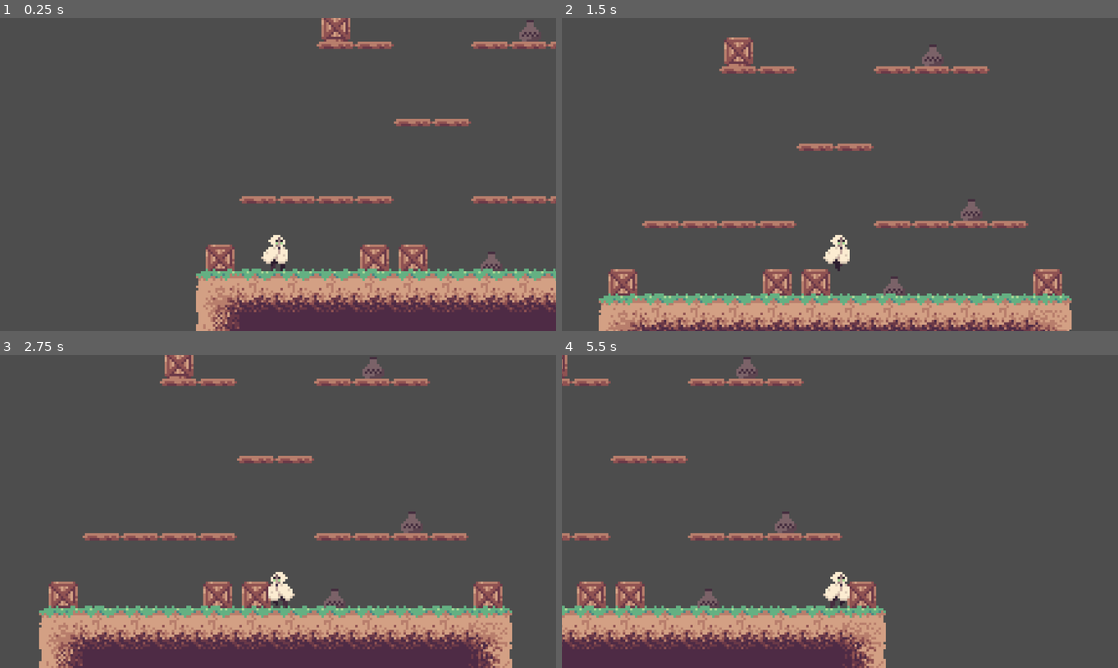
Above: before the commit, frames 1-4 (two rows, left to right).
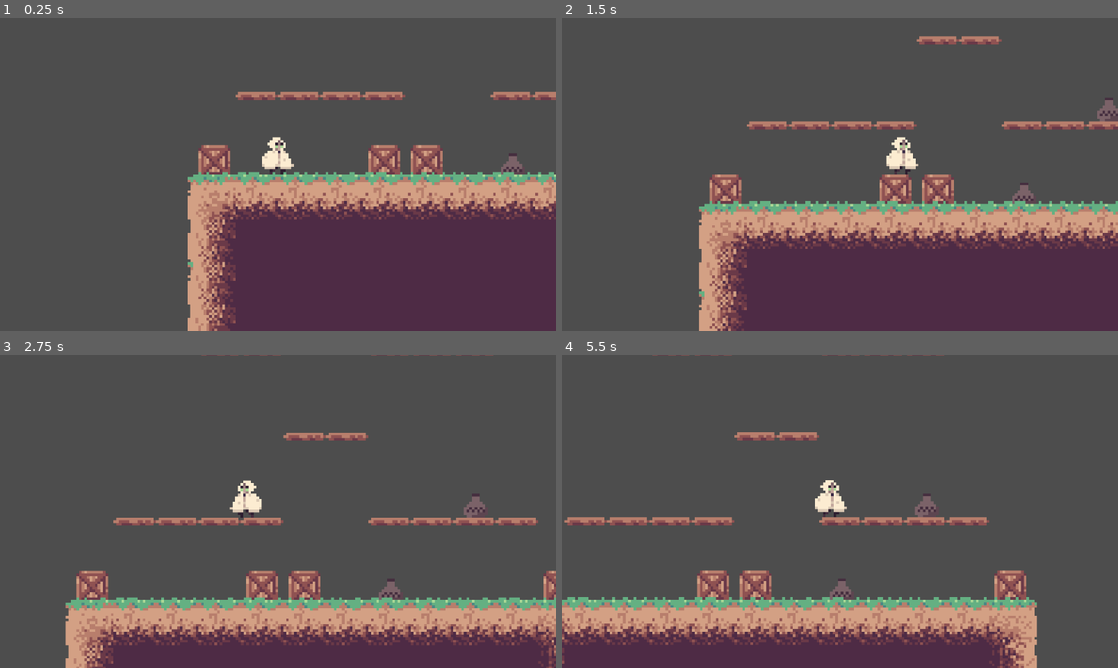
Above: after the commit, the same moments.

Repository: MisuseofMana/godot-checkers
Game: Godot game, scene res://wasd-movement/sidescrolling.tscn
The game is run twice, just before and just after one commit, with the same random seed, the same clock (stepped at 60 frames per second) and the same inputs.
Inputs (mouse positions are in pixels of both pictures, inside the frame that each line leads up to):
- Up to frame 1 (0.25 s): no input
- Up to frame 2 (1.5 s): tap Enter (ui_accept) at 0.5, 0.8, 1.35 s; move the mouse to (962, 158) at 0.52 s; hold D (right) from 0.53 s (still down); tap Ctrl (crouch) at 0.6 s; click (962, 158) at 0.67 s; tap Space (jump) at 0.77, 1.07 s; move the mouse to (728, 190) at 1.27 s
- Up to frame 3 (2.75 s): tap Space (jump) at 1.52, 1.55, 1.82, 2.1 s; move the mouse to (333, 442) at 2.02 s; release D (right) at 2.03 s; hold A (left) from 2.03 s (still down); tap Ctrl (crouch) at 2.3 s
- Up to frame 4 (5.5 s): move the mouse to (812, 574) at 2.77 s; release A (left) at 2.78 s; hold D (right) 2.78-4.28 s; tap Ctrl (crouch) at 2.85, 4.35 s; click (812, 574) at 2.92 s; tap Space (jump) at 3.02, 3.32, 3.77, 3.8, 4.07, 4.52, 4.82 s; tap Enter (ui_accept) at 3.05, 3.6, 5.1 s; move the mouse to (1006, 558) at 3.52 s; move the mouse to (673, 464) at 4.27 s; hold A (left) 4.28-5.03 s; move the mouse to (867, 511) at 5.02 s; hold D (right) from 5.03 s (still down); click (867, 511) at 5.17 s

The runs differ from the first frame. In frame 1, 32% of the frame differs, in the area x 33-100%, y 0-100%; in frame 2, 38%, in the area x 6-100%, y 5-100%; in frame 3, 20%; in frame 4, 20%.

Commit message:
add character animations and movement logic

Diff:
--- a/project.godot
+++ b/project.godot
@@ -54,6 +54,10 @@
 ]
 }
 
+[physics]
+
+2d/default_gravity=400.0
+
 [rendering]
 
 textures/canvas_textures/default_texture_filter=0
--- a/wasd-movement/character.gd
+++ b/wasd-movement/character.gd
@@ -1,58 +1,75 @@
 extends CharacterBody2D
-@onready var anims = $AnimatedSprite2D
 
+@onready var sprite = $AnimatedSprite2D
 
-const SPEED = 70.0
-const JUMP_VELOCITY = -150.0
+@export var SPEED : float = 100.0
+@export var JUMP_VELOCITY : float = -130.0
+@export var DBL_JUMP_VELOCITY : float = JUMP_VELOCITY * .75
 
-enum PState {
-	FALLING,
-	JUMPING,
-	DOUBLE_JUMPING,
-	CANCEL_JUMP,
-	IDLE,
-	WALKING,
-	ATTACKING,
-	HURT
-}
+@onready var gravity = ProjectSettings.get_setting("physics/2d/default_gravity")
 
-var state : PState = PState.IDLE
+var can_double_jump := false
+var animation_locked := false
+var direction : Vector2 = Vector2.ZERO
+var was_in_air := false
 
-func _physics_process(delta):
-	if velocity.y > 0.0 and not is_on_floor():
-		state = PState.FALLING
-	if Input.is_action_just_pressed('jump') and is_on_floor():
-		state = PState.JUMPING
-	if Input.is_action_just_pressed('jump') and state == PState.FALLING:
-		state = PState.DOUBLE_JUMPING
-	if Input.is_action_just_released('jump') and velocity.y < 0.0:
-		state = PState.CANCEL_JUMP
-	if is_on_floor() and is_zero_approx(velocity.x):
-		state = PState.IDLE
-	if is_on_floor() and not is_zero_approx(velocity.x):
-		state = PState.ATTACKING
-	if velocity == Vector2.ZERO:
-		anims.play('idle')
-
+func _physics_process(delta: float) -> void:
 	# Add the gravity.
 	if not is_on_floor():
 		velocity += get_gravity() * delta
+		was_in_air = true
+	else:
+		can_double_jump = true
+		if was_in_air == true:
+			land()
+		was_in_air = false
+	# Handle jump.
+	if Input.is_action_just_pressed("jump"):
+		if is_on_floor():
+			jump()
+		elif can_double_jump:
+			dbl_jump()
+			can_double_jump = false
 
-	# Handle jump.
-	if Input.is_action_just_pressed("jump") and is_on_floor():
-		anims.play('jump')
-		velocity.y = JUMP_VELOCITY
-
-	var direction = Input.get_axis("left", "right")
-
-	if direction:
-		velocity.x = direction * SPEED
-		anims.play('walk')
-		if velocity.x < 0:
-			anims.flip_h = true
-		else:
-			anims.flip_h = false
+	# Get the input direction and handle the movement/deceleration.
+	# As good practice, you should replace UI actions with custom gameplay actions.
+	direction = Input.get_vector("left", "right", "jump", "crouch")
+	if direction.x != 0 and sprite.animation != 'land':
+		velocity.x = direction.x * SPEED
 	else:
 		velocity.x = move_toward(velocity.x, 0, SPEED)
 
 	move_and_slide()
+	update_animation()
+	update_sprite_direction()
+
+func update_animation():
+	if not animation_locked:
+		if direction.x != 0:
+			sprite.play('walk')
+		else:
+			sprite.play('idle')
+
+func update_sprite_direction():
+	if direction.x > 0:
+		sprite.flip_h = false
+	elif direction.x < 0:
+		sprite.flip_h = true
+
+func jump():
+	sprite.play('jump')
+	velocity.y = JUMP_VELOCITY
+	animation_locked = true
+
+func dbl_jump():
+	sprite.play('jump')
+	velocity.y = DBL_JUMP_VELOCITY
+	animation_locked = true
+
+func land():
+	sprite.play('land')
+	animation_locked = true
+
+func _on_animated_sprite_2d_animation_finished() -> void:
+	if sprite.animation == 'land':
+		animation_locked = false
--- a/wasd-movement/character.tscn
+++ b/wasd-movement/character.tscn
@@ -158,7 +158,7 @@
 }],
 "loop": false,
 "name": &"jump",
-"speed": 8.0
+"speed": 10.0
 }, {
 "frames": [{
 "duration": 1.0,
@@ -170,7 +170,7 @@
 "duration": 1.0,
 "texture": SubResource("AtlasTexture_tjox1")
 }],
-"loop": true,
+"loop": false,
 "name": &"land",
 "speed": 6.0
 }, {
@@ -216,21 +216,19 @@
 
 [node name="Node2D" type="CharacterBody2D"]
 script = ExtResource("1_xp84i")
+SPEED = 75.0
+JUMP_VELOCITY = -140.0
 
 [node name="AnimatedSprite2D" type="AnimatedSprite2D" parent="."]
 sprite_frames = SubResource("SpriteFrames_kunyf")
-animation = &"idle"
+animation = &"jump"
 autoplay = "idle"
-frame = 6
-frame_progress = 0.829812
+frame = 3
+frame_progress = 1.0
 offset = Vector2(0, -8)
 
 [node name="CollisionShape2D" type="CollisionShape2D" parent="."]
 position = Vector2(0, -7)
 shape = SubResource("CapsuleShape2D_cnide")
 
-[node name="Camera2D" type="Camera2D" parent="."]
-offset = Vector2(0, -40)
-zoom = Vector2(5, 5)
-
 [connection signal="animation_finished" from="AnimatedSprite2D" to="." method="_on_animated_sprite_2d_animation_finished"]
--- /dev/null
+++ b/wasd-movement/character_body_2d.gd
@@ -0,0 +1,25 @@
+extends CharacterBody2D
+
+
+const SPEED = 300.0
+const JUMP_VELOCITY = -400.0
+
+
+func _physics_process(delta: float) -> void:
+	# Add the gravity.
+	if not is_on_floor():
+		velocity += get_gravity() * delta
+
+	# Handle jump.
+	if Input.is_action_just_pressed("ui_accept") and is_on_floor():
+		velocity.y = JUMP_VELOCITY
+
+	# Get the input direction and handle the movement/deceleration.
+	# As good practice, you should replace UI actions with custom gameplay actions.
+	var direction := Input.get_axis("ui_left", "ui_right")
+	if direction:
+		velocity.x = direction * SPEED
+	else:
+		velocity.x = move_toward(velocity.x, 0, SPEED)
+
+	move_and_slide()
--- a/wasd-movement/sidescrolling.tscn
+++ b/wasd-movement/sidescrolling.tscn
@@ -19,3 +19,14 @@
 
 [node name="Node2D" parent="." instance=ExtResource("2_6v6yt")]
 position = Vector2(32, -1)
+
+[node name="RemoteTransform2D" type="RemoteTransform2D" parent="Node2D"]
+remote_path = NodePath("../../Camera2D")
+
+[node name="Camera2D" type="Camera2D" parent="."]
+position = Vector2(32, -1)
+zoom = Vector2(5.5, 5.5)
+process_callback = 0
+position_smoothing_enabled = true
+drag_horizontal_enabled = true
+drag_bottom_margin = 0.0
